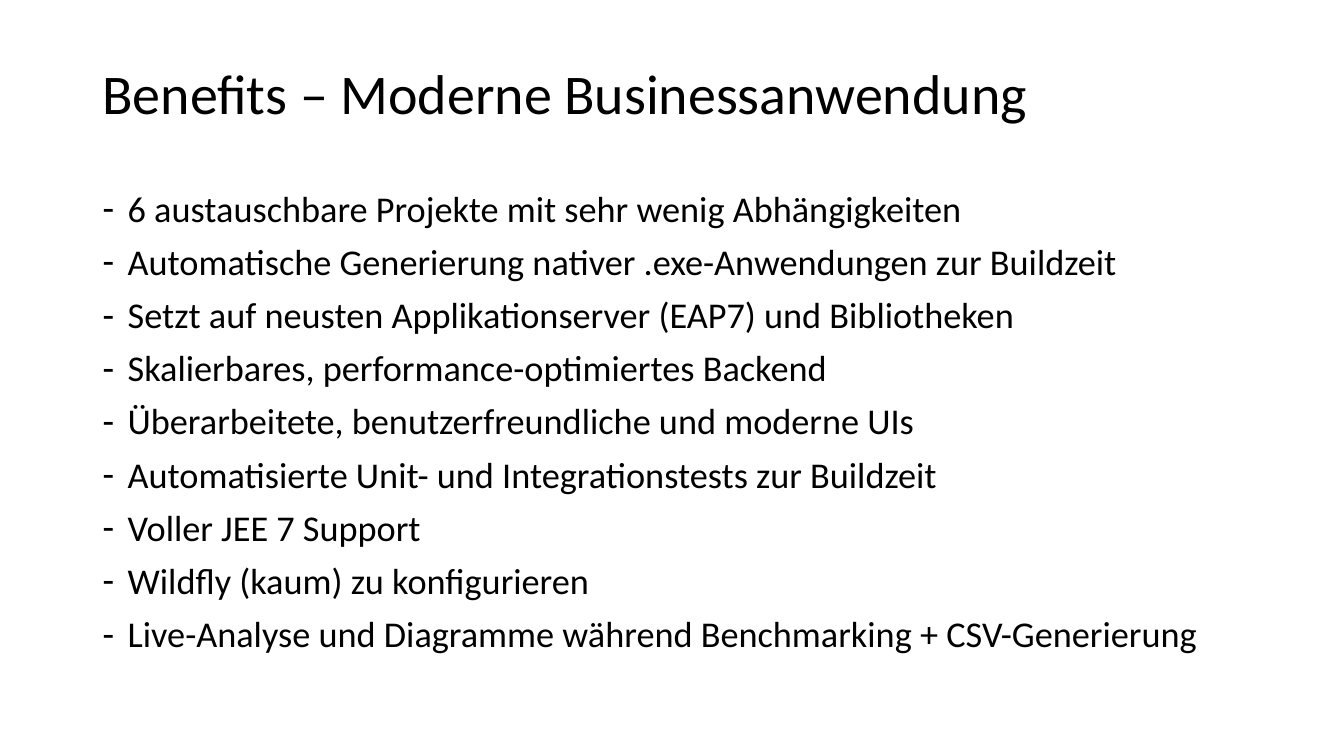
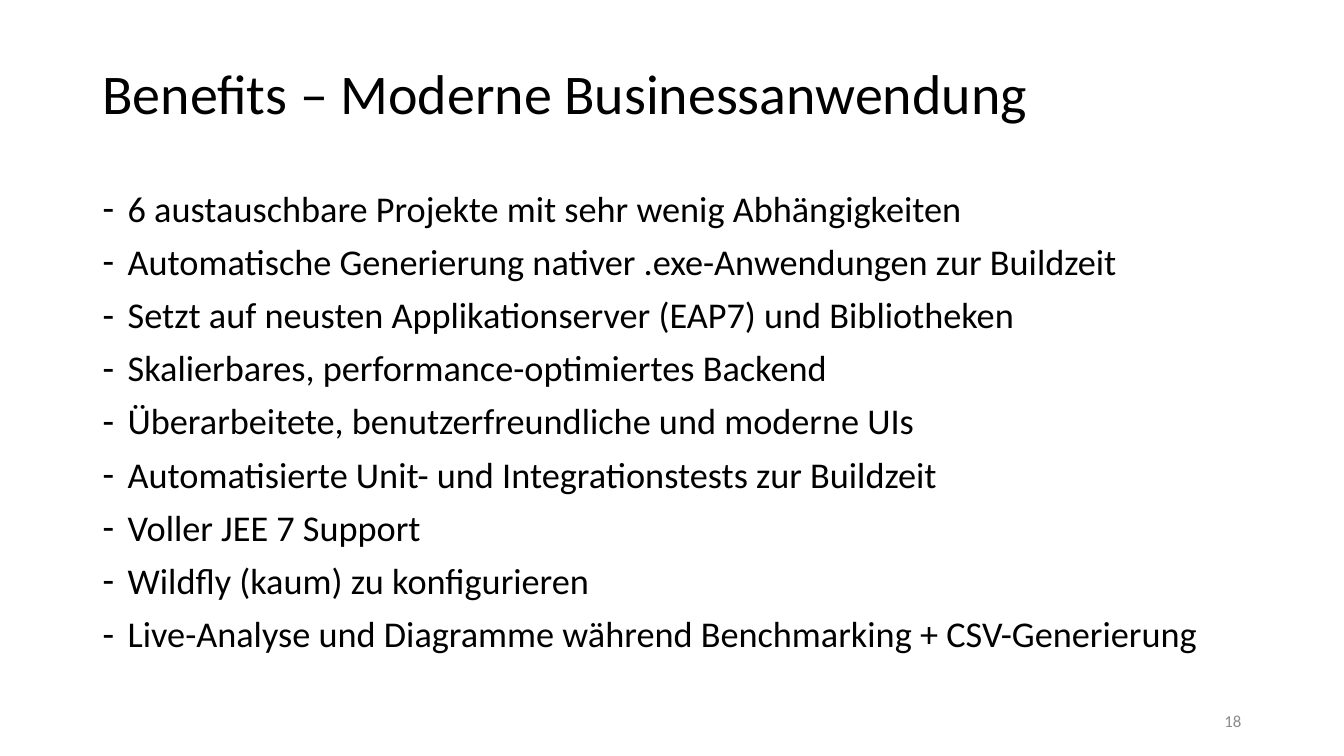
Before and after one commit to chrissike/chatapplication, a slide deck: slide 18 of dokumentation/vortrag.pptx (slide 19 before the commit). Drawn at 1344x756 pixels with LibreOffice and Linux fonts; fonts in the diff are those of the drawing; background and template pictures are left out. Boxes give left, top, right and bottom in pixels: in the first picture for what was removed or moved away, otherwise in the second. Text is boxed around its words. In the diff, an @@ line names an element or a change of style, - is before the commit and + after.

```diff
--- a/dokumentation/vortrag.pptx
+++ b/dokumentation/vortrag.pptx
@@ page number added at <box>1224,715,1241,727</box>, 12 pt, text #8C8C8C @@
+18
```
Also in this commit, not shown: 17 other slides changed, 1 slide removed.
